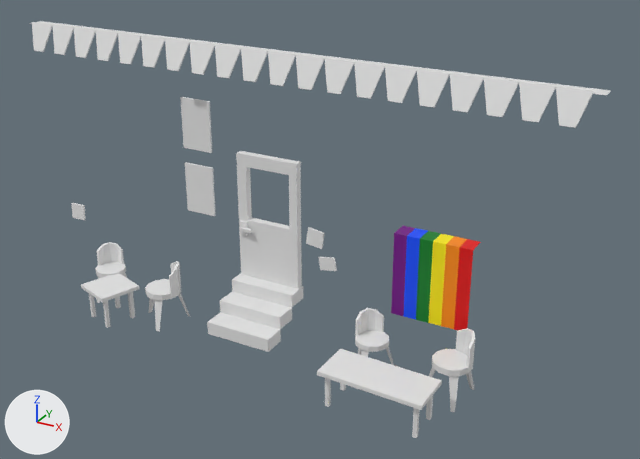
Renders of the FBX model ShowUsWutYouAreMadeOf/Assets/Models/Environment/outdoor.fbx from each side of a commit.
Before and after are seen from a camera (50 mm lens) standing at (10.33, -21.42, 8.92) and looking at (2.51, -7.21, 1.81). Lighting does not change. The marker at lower left points along +X, +Y and +Z. Where no turn or scale is listed for an object, it has been applied to the vertices. Vertices at the same position are counted once.

Objects in the first picture: 'deco_poster.002', 'deco_poster.003', 'door', 'flag', 'flag_ext', 'flags', 'stair to out.002', 'sticker_lesbischsichtbarkeit', 'table_round.003', 'table_round.006', 'table_round.007', 'table_round.008'.
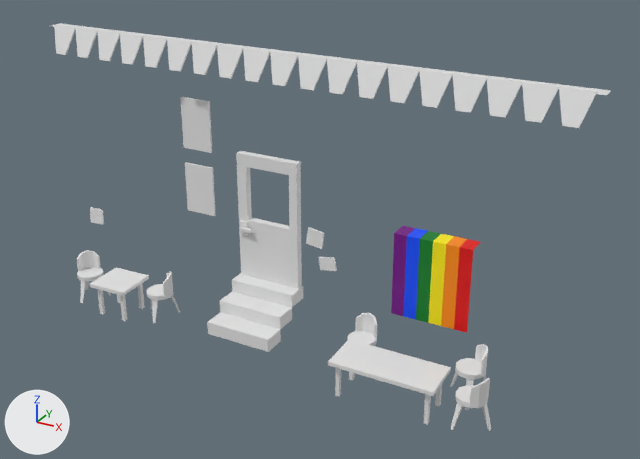
Pixel boxes (x1, y1, x2, y2) of what changed, in the pictures (640 x 459 px; the box of a moved part takes in the faces that stretch with it):
'flags', reshaped, moved
    before: (32, 22, 594, 128)
    after: (54, 25, 597, 128)
'table_round.007', moved, turned
    before: (317, 349, 442, 438)
    after: (328, 339, 451, 424)
'table_round.008', reshaped, moved, turned
    before: (355, 308, 475, 412)
    after: (147, 271, 180, 323)
'table_round.006', reshaped, moved, turned
    before: (95, 242, 190, 331)
    after: (77, 250, 111, 303)
'table_round.003', moved, turned
    before: (81, 273, 140, 328)
    after: (90, 267, 149, 321)
'table_round.010', added
    after: (451, 378, 491, 431)
'table_round.002', added
    after: (450, 344, 488, 387)
'table_round.011', added
    after: (347, 313, 377, 346)
'sticker_lesbischsichtbarkeit', moved
    before: (72, 203, 85, 220)
    after: (90, 207, 104, 225)
part 1 of me_cylinder_012, moved or reshaped
    before: (429, 328, 475, 412)
    after: (147, 271, 180, 323)
part 2 of me_cylinder_012, deleted
    before: (355, 308, 394, 365)
part 3 of me_cylinder_009, moved or reshaped
    before: (145, 261, 190, 331)
    after: (77, 250, 111, 303)
part 4 of me_cylinder_009, deleted
    before: (95, 242, 127, 303)

The change, as a diff of the scene's bpy script:
```diff
--- a/ShowUsWutYouAreMadeOf/Assets/Models/Environment/outdoor.fbx.py
+++ b/ShowUsWutYouAreMadeOf/Assets/Models/Environment/outdoor.fbx.py
@@ me_cylinder_009 @@
 me_cylinder_009.from_pydata(...)  # 164 vertices, 144 faces; spans x -7.49..-5.0, y 0.07..1.04, z -0.47..0.92
 # used by ob_table_round_006; location = (4.22, -8.67, -0.47); rotation_euler = (0.0, 0.0, -0.0571), in degrees (0, 0, -3.3)
+# me_cylinder_009 part 3: the loose piece of 82 vertices spanning x -5.93..-5.0, y 0.07..1.04, z -0.47..0.92 is turned -149.5 degrees about the z axis through its middle and scaled by 0.76, then moved by (5.52, -0.48, -0.23)
+# me_cylinder_009 part 4: the loose piece of 82 vertices spanning x -7.49..-6.64, y 0.21..1.02, z -0.37..0.84 is deleted
 me_cylinder_009.materials.append(mat_darkened_color_palette)
@@ me_cylinder_012 @@
 me_cylinder_012.from_pydata(...)  # 164 vertices, 144 faces; spans x -1.16..1.31, y 0.29..1.35, z -0.47..0.92
 # used by ob_table_round_008; location = (4.75, -8.44, -0.47); rotation_euler = (0.0, 0.0, 0.125), in degrees (0, 0, 7.2)
+# me_cylinder_012 part 1: the loose piece of 82 vertices spanning x 0.38..1.31, y 0.29..1.26, z -0.47..0.92 is turned 88.4 degrees about the z axis through its middle and scaled by 0.76, then moved by (-0.8, -0.85, -0.23)
+# me_cylinder_012 part 2: the loose piece of 82 vertices spanning x -1.16..-0.31, y 0.54..1.35, z -0.37..0.84 is deleted
 me_cylinder_012.materials.append(mat_darkened_color_palette)
@@ me_plane_004 @@
-me_plane_004.from_pydata(...)  # 122 vertices, 120 faces; spans x -0.31..12.09, y -0.11..0.14, z -0.3..0.29
+me_plane_004.from_pydata(...)  # 120 vertices, 114 faces; spans x 0.22..12.0, y -0.11..0.14, z -0.3..0.29
+# me_plane_004 part 5: the whole mesh is rebuilt
 me_plane_004.materials.append(mat_darkened_color_palette)
@@ ob_table_round_007 @@
 ob_table_round_007 = bpy.data.objects.new('table_round.007', me_cylinder_008)
-ob_table_round_007.location = (3.94, -8.62, -0.55)
-ob_table_round_007.rotation_euler = (0.0, 0.0, -0.0667)  # degrees (0, 0, -3.8)
+ob_table_round_007.location = (3.94, -8.21, -0.55)
+ob_table_round_007.rotation_euler = (0.0, 0.0, -0.0199)  # degrees (0, 0, -1.1)
@@ ob_table_round_003 @@
 ob_table_round_003 = bpy.data.objects.new('table_round.003', me_cylinder_006)
-ob_table_round_003.location = (-2.25, -8.24, -0.55)
-ob_table_round_003.rotation_euler = (0.0, 0.0, -0.387)  # degrees (0, 0, -22)
+ob_table_round_003.location = (-2.25, -7.93, -0.55)
+ob_table_round_003.rotation_euler = (0.0, 0.0, -0.0218)  # degrees (0, 0, -1.2)
@@ ob_table_round_006 @@
 ob_table_round_006 = bpy.data.objects.new('table_round.006', me_cylinder_009)
-ob_table_round_006.location = (4.22, -8.67, -0.47)
-ob_table_round_006.rotation_euler = (0.0, 0.0, -0.0571)  # degrees (0, 0, -3.3)
+ob_table_round_006.location = (-3.31, -7.73, -0.37)
+ob_table_round_006.rotation_euler = (0.0, 0.0, -1.915)  # degrees (0, 0, -110)
@@ ob_table_round_008 @@
 ob_table_round_008 = bpy.data.objects.new('table_round.008', me_cylinder_012)
-ob_table_round_008.location = (4.75, -8.44, -0.47)
-ob_table_round_008.rotation_euler = (0.0, 0.0, 0.125)  # degrees (0, 0, 7.2)
+ob_table_round_008.location = (-1.3, -7.66, -0.39)
+ob_table_round_008.rotation_euler = (-0.000518, 0.00895, -1.665)  # degrees (0, 0.5, -95)
@@ ob_flags @@
 ob_flags = bpy.data.objects.new('flags', me_plane_004)
-ob_flags.location = (-4.66, -7.07, 4.91)
+ob_flags.location = (-4.52, -7.07, 4.91)
@@ ob_sticker_lesbischsichtbarkeit @@
 ob_sticker_lesbischsichtbarkeit = bpy.data.objects.new('sticker_lesbischsichtbarkeit', me_cube_087)
-ob_sticker_lesbischsichtbarkeit.location = (-4.48, -6.72, 0.63)
+ob_sticker_lesbischsichtbarkeit.location = (-3.89, -6.72, 0.63)
@@ ob_table_round_011 @@
+ob_table_round_011 = bpy.data.objects.new('table_round.011', me_circle_022)  # 82 vertices, 72 faces; spans x -0.339..0.392, y -0.323..0.388, z -0.533..0.519; in mat_darkened_color_palette (white #e7e7e7)
+ob_table_round_011.location = (3.53, -7.25, -0.43)
@@ ob_table_round_010 @@
+ob_table_round_010 = bpy.data.objects.new('table_round.010', me_circle_021)  # 82 vertices, 72 faces; spans x -0.316..0.39, y -0.353..0.388, z -0.533..0.519; in mat_darkened_color_palette (white #e7e7e7)
+ob_table_round_010.location = (6.23, -8.22, -0.37)
@@ ob_table_round_002 @@
+ob_table_round_002 = bpy.data.objects.new('table_round.002', me_circle_020)  # 82 vertices, 72 faces; spans x -0.428..0.286, y -0.408..0.321, z -0.537..0.52; in mat_darkened_color_palette (white #e7e7e7)
+ob_table_round_002.location = (5.88, -7.3, -0.39)
```
